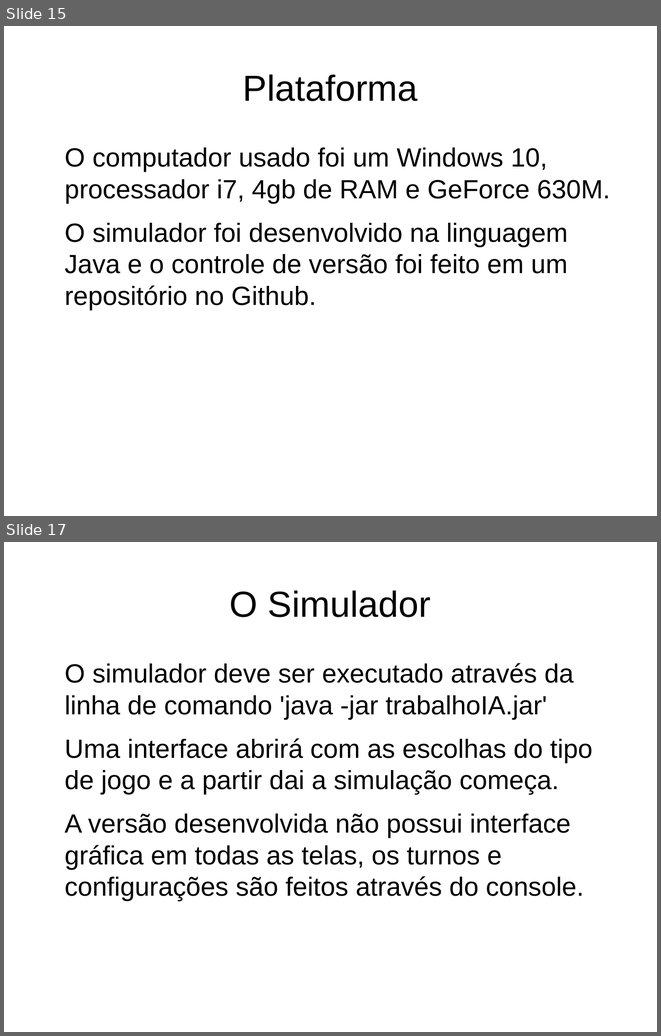
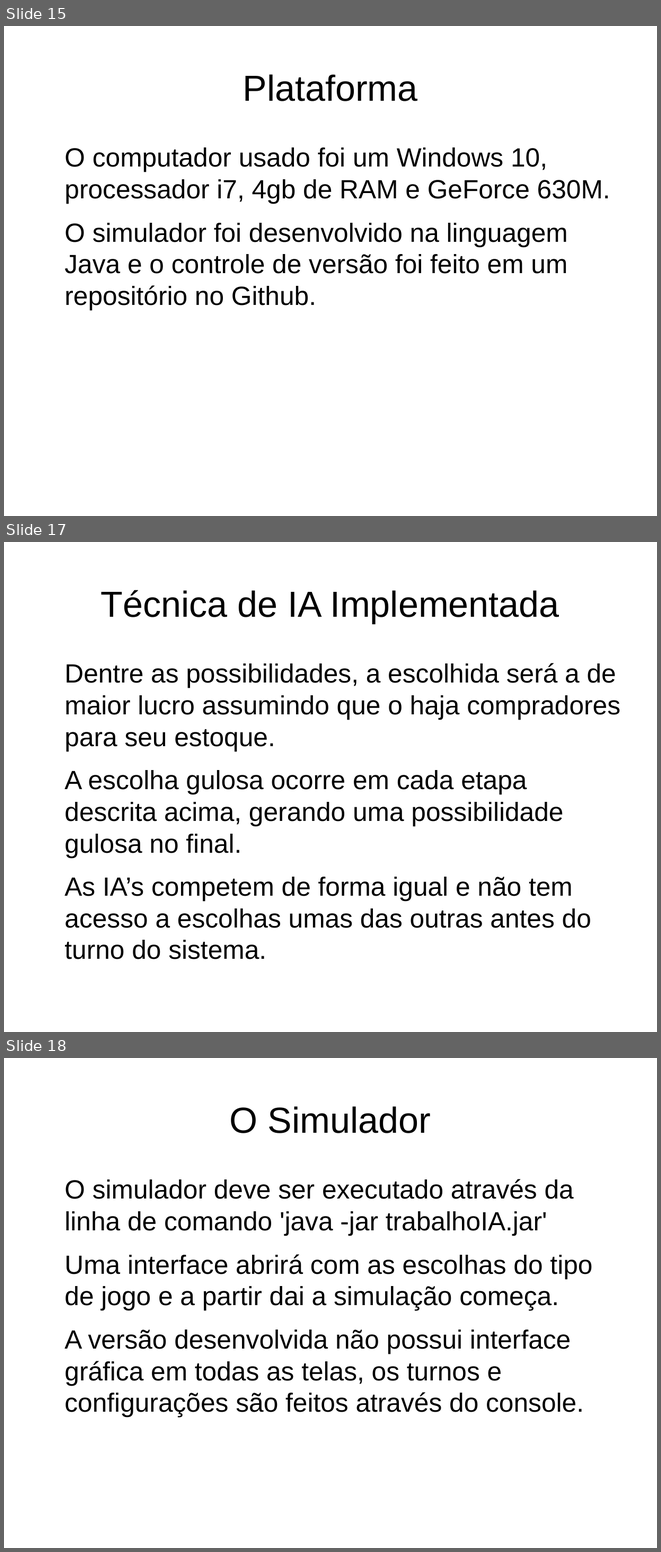
Before and after one commit to Pedr0Rocha/IA, a slide deck: Apresentacao.odp. Shown one above the other, each under a label of ours: slides 15 and 17 before the commit, slides 15, 17 and 18 after it; the slides between them are not shown. The pictures are 661x1036 and 661x1552 pixels, drawn with LibreOffice and Linux fonts; fonts in the diff are those of the drawing. Boxes give left, top, right and bottom in pixels: in the first picture for what was removed or moved away, otherwise in the second. Text is boxed around its words. In the diff, an @@ line names an element or a change of style, - is before the commit and + after.

```diff
--- a/Apresentacao.odp
+++ b/Apresentacao.odp
@@ slide 17 added at (x1=4, y1=542, x2=657, y2=1032), background #FFFFFF @@
@@ title added at (x1=101, y1=590, x2=559, y2=623), 44 pt, text #000000 @@
+Técnica de IA Implementada
@@ text added at (x1=64, y1=663, x2=620, y2=928), 32 pt, text #000000 @@
+Dentre as possibilidades, a escolhida será a de maior lucro assumindo que o haja compradores para seu estoque.
+A escolha gulosa ocorre em cada etapa descrita acima, gerando uma possibilidade gulosa no final.
+As IA’s competem de forma igual e não tem acesso a escolhas umas das outras antes do turno do sistema.
@@ what was slide 17 is now slide 18 @@
```
Also in this commit, not shown: 4 slides changed, 5 other slides added, 1 slide removed, 15 other files.
